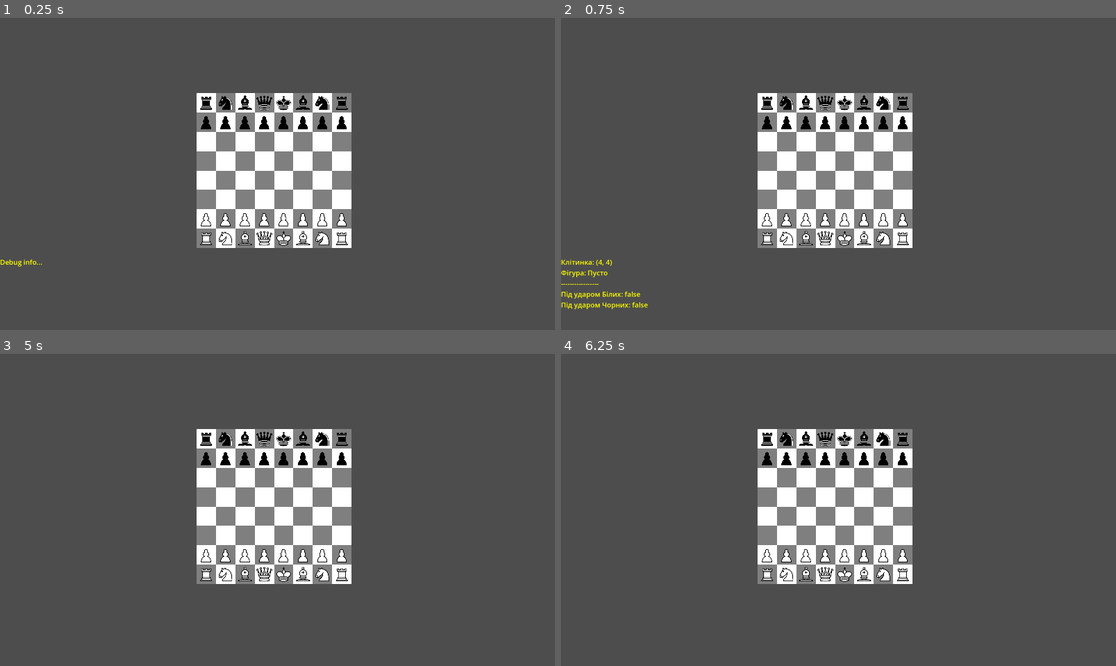
Above: before the commit, frames 1-4 (two rows, left to right).
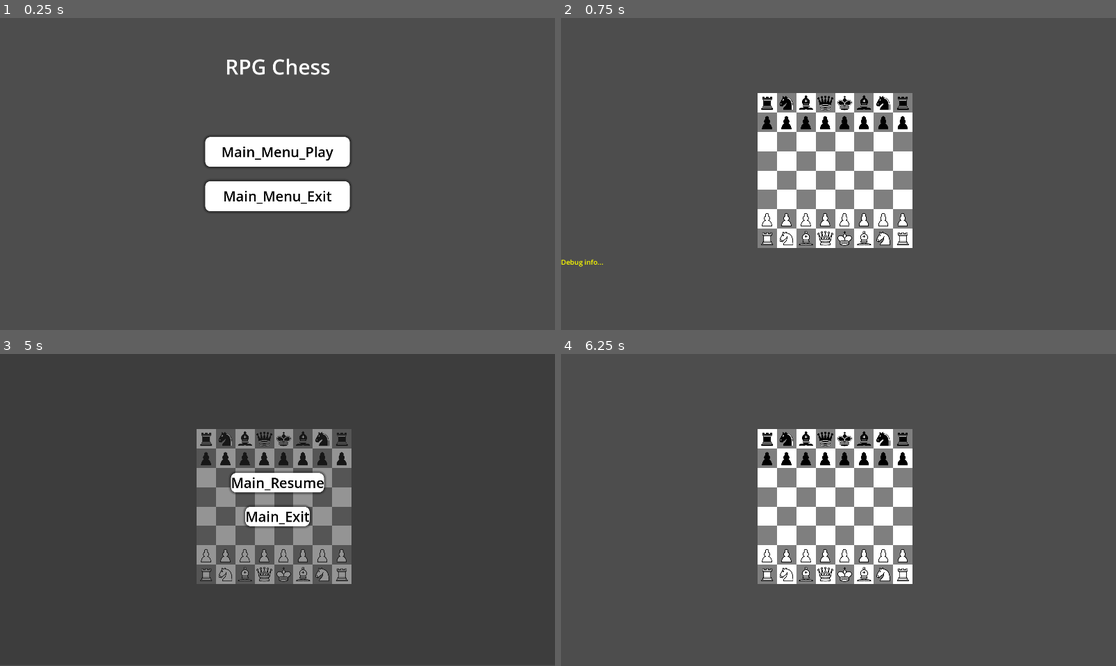
Above: after the commit, the same moments.

Repository: MrAlexander7/chess-with-hp
Game: Godot game, scene res://scene/main_menu.tscn
Same seed, same stepped clock (60 frames per second), same inputs: the game is played once before the commit and once after it. Before the commit the project starts from res://scene/main.tscn.
Inputs (mouse positions are in pixels of both pictures, inside the frame that each line leads up to):
- Up to frame 1 (0.25 s): no input
- Up to frame 2 (0.75 s): click (838, 152) at 0.5 s, where only the run after the commit has a clickable "Main_Menu_Play"
- Up to frame 3 (5 s): tap Enter at 1.25, 2.75, 4.25 s; move the mouse to (399, 494) at 1.27 s; click (399, 494) at 1.42 s; tap Space at 2, 3.5 s; move the mouse to (166, 525) at 2.02 s; click (166, 525) at 2.17 s; move the mouse to (333, 441) at 2.77 s; click (333, 441) at 2.92 s; move the mouse to (249, 572) at 3.52 s; click (249, 572) at 3.67 s; move the mouse to (444, 556) at 4.27 s; click (444, 556) at 4.42 s; tap Escape (ui_cancel) at 4.9 s
- Up to frame 4 (6.25 s): click (838, 481) at 5 s, where only the run after the commit has a clickable "Main_Resume"; tap Space at 5.75 s; move the mouse to (672, 463) at 5.77 s; click (672, 463) at 5.92 s

The runs differ from the first frame. In frame 1, 12% of the frame differs, in the area x 0-64%, y 12-80%; in frame 2, 0.5%; in frame 3, 12%, in the area x 35-64%, y 24-74%; in frame 4, nothing differs.

Commit message:
Add castling and simple menu + exit

Diff:
--- a/project.godot
+++ b/project.godot
@@ -12,7 +12,7 @@
 
 config/name="ChessWithHitpoints"
 config/version="1.0"
-run/main_scene="res://scene/main.tscn"
+run/main_scene="res://scene/main_menu.tscn"
 config/features=PackedStringArray("4.3", "GL Compatibility")
 config/icon="res://icon.svg"
 
--- a/scene/main.tscn
+++ b/scene/main.tscn
@@ -23,6 +23,53 @@
 font_size = 24
 font_color = Color(1, 1, 0, 1)
 
+[sub_resource type="StyleBoxEmpty" id="StyleBoxEmpty_58hvh"]
+
+[sub_resource type="StyleBoxFlat" id="StyleBoxFlat_fv2tt"]
+bg_color = Color(0.513233, 0.513233, 0.513233, 1)
+corner_radius_top_left = 18
+corner_radius_top_right = 18
+corner_radius_bottom_right = 18
+corner_radius_bottom_left = 18
+shadow_color = Color(0, 0, 0, 0.466667)
+shadow_size = 10
+
+[sub_resource type="StyleBoxFlat" id="StyleBoxFlat_riqp1"]
+bg_color = Color(0.513233, 0.513233, 0.513233, 1)
+corner_radius_top_left = 18
+corner_radius_top_right = 18
+corner_radius_bottom_right = 18
+corner_radius_bottom_left = 18
+shadow_color = Color(0, 0, 0, 0.466667)
+shadow_size = 10
+
+[sub_resource type="StyleBoxFlat" id="StyleBoxFlat_4ht4n"]
+bg_color = Color(1, 1, 1, 1)
+corner_radius_top_left = 18
+corner_radius_top_right = 18
+corner_radius_bottom_right = 18
+corner_radius_bottom_left = 18
+shadow_color = Color(0, 0, 0, 0.466667)
+shadow_size = 10
+
+[sub_resource type="StyleBoxFlat" id="StyleBoxFlat_677qx"]
+bg_color = Color(0.513233, 0.513233, 0.513233, 1)
+corner_radius_top_left = 18
+corner_radius_top_right = 18
+corner_radius_bottom_right = 18
+corner_radius_bottom_left = 18
+shadow_color = Color(0, 0, 0, 0.466667)
+shadow_size = 10
+
+[sub_resource type="StyleBoxFlat" id="StyleBoxFlat_gve4v"]
+bg_color = Color(0.513233, 0.513233, 0.513233, 1)
+corner_radius_top_left = 18
+corner_radius_top_right = 18
+corner_radius_bottom_right = 18
+corner_radius_bottom_left = 18
+shadow_color = Color(0, 0, 0, 0.466667)
+shadow_size = 10
+
 [node name="Main" type="Node2D"]
 script = ExtResource("1_v0l8b")
 
@@ -37,3 +84,69 @@
 offset_bottom = 1078.0
 text = "Debug info..."
 label_settings = SubResource("LabelSettings_a0guj")
+
+[node name="PauseLayer" type="CanvasLayer" parent="."]
+process_mode = 3
+visible = false
+
+[node name="Control" type="Control" parent="PauseLayer"]
+layout_mode = 3
+anchors_preset = 0
+offset_right = 40.0
+offset_bottom = 40.0
+
+[node name="ColorRect" type="ColorRect" parent="PauseLayer/Control"]
+layout_mode = 0
+offset_right = 1920.0
+offset_bottom = 1076.0
+color = Color(0.180392, 0.180392, 0.180392, 0.513726)
+
+[node name="VBoxContainer" type="VBoxContainer" parent="PauseLayer/Control"]
+layout_mode = 1
+anchors_preset = 13
+anchor_left = 0.5
+anchor_right = 0.5
+anchor_bottom = 1.0
+offset_left = 690.0
+offset_top = 412.0
+offset_right = 1190.0
+offset_bottom = 562.0
+grow_horizontal = 2
+grow_vertical = 2
+theme_override_constants/separation = 50
+
+[node name="Main_Resume" type="Button" parent="PauseLayer/Control/VBoxContainer"]
+layout_mode = 2
+size_flags_horizontal = 4
+size_flags_vertical = 4
+theme_override_colors/font_hover_pressed_color = Color(0, 0, 0, 1)
+theme_override_colors/font_hover_color = Color(0, 0, 0, 1)
+theme_override_colors/font_pressed_color = Color(0, 0, 0, 1)
+theme_override_colors/font_focus_color = Color(0, 0, 0, 1)
+theme_override_colors/font_color = Color(0, 0, 0, 1)
+theme_override_font_sizes/font_size = 48
+theme_override_styles/focus = SubResource("StyleBoxEmpty_58hvh")
+theme_override_styles/hover = SubResource("StyleBoxFlat_fv2tt")
+theme_override_styles/pressed = SubResource("StyleBoxFlat_riqp1")
+theme_override_styles/normal = SubResource("StyleBoxFlat_4ht4n")
+text = "Main_Resume"
+
+[node name="Main_Exit" type="Button" parent="PauseLayer/Control/VBoxContainer"]
+layout_mode = 2
+size_flags_horizontal = 4
+size_flags_vertical = 5
+theme_override_colors/font_hover_pressed_color = Color(0, 0, 0, 1)
+theme_override_colors/font_hover_color = Color(0, 0, 0, 1)
+theme_override_colors/font_pressed_color = Color(0, 0, 0, 1)
+theme_override_colors/font_focus_color = Color(0, 0, 0, 1)
+theme_override_colors/font_color = Color(0, 0, 0, 1)
+theme_override_font_sizes/font_size = 48
+theme_override_styles/focus = SubResource("StyleBoxEmpty_58hvh")
+theme_override_styles/hover = SubResource("StyleBoxFlat_677qx")
+theme_override_styles/pressed = SubResource("StyleBoxFlat_gve4v")
+theme_override_styles/normal = SubResource("StyleBoxFlat_4ht4n")
+text = "Main_Exit
+"
+
+[connection signal="pressed" from="PauseLayer/Control/VBoxContainer/Main_Resume" to="." method="_on_main_resume_pressed"]
+[connection signal="pressed" from="PauseLayer/Control/VBoxContainer/Main_Exit" to="." method="_on_main_exit_pressed"]
--- /dev/null
+++ b/scene/main_menu.tscn
@@ -0,0 +1,104 @@
+[gd_scene load_steps=6 format=3 uid="uid://clkaghb22k0u"]
+
+[ext_resource type="Script" path="res://scripts/main_menu.gd" id="1_fb43i"]
+
+[sub_resource type="StyleBoxEmpty" id="StyleBoxEmpty_op581"]
+
+[sub_resource type="StyleBoxFlat" id="StyleBoxFlat_b2r71"]
+bg_color = Color(0.513233, 0.513233, 0.513233, 1)
+corner_radius_top_left = 18
+corner_radius_top_right = 18
+corner_radius_bottom_right = 18
+corner_radius_bottom_left = 18
+shadow_color = Color(0, 0, 0, 0.466667)
+shadow_size = 10
+
+[sub_resource type="StyleBoxFlat" id="StyleBoxFlat_rqiun"]
+bg_color = Color(0.513726, 0.513726, 0.513726, 1)
+corner_radius_top_left = 18
+corner_radius_top_right = 18
+corner_radius_bottom_right = 18
+corner_radius_bottom_left = 18
+shadow_color = Color(0, 0, 0, 0.466667)
+shadow_size = 10
+
+[sub_resource type="StyleBoxFlat" id="StyleBoxFlat_8366x"]
+bg_color = Color(1, 1, 1, 1)
+corner_radius_top_left = 18
+corner_radius_top_right = 18
+corner_radius_bottom_right = 18
+corner_radius_bottom_left = 18
+shadow_color = Color(0, 0, 0, 0.466667)
+shadow_size = 10
+
+[node name="MainMenu" type="Control"]
+layout_mode = 3
+anchors_preset = 15
+anchor_right = 1.0
+anchor_bottom = 1.0
+grow_horizontal = 2
+grow_vertical = 2
+script = ExtResource("1_fb43i")
+
+[node name="Button_Manager" type="VBoxContainer" parent="."]
+layout_mode = 1
+anchors_preset = 8
+anchor_left = 0.5
+anchor_top = 0.5
+anchor_right = 0.5
+anchor_bottom = 0.5
+offset_left = -250.0
+offset_top = -128.5
+offset_right = 250.0
+offset_bottom = 128.5
+grow_horizontal = 2
+grow_vertical = 2
+theme_override_constants/separation = 50
+
+[node name="Main_Menu_Play" type="Button" parent="Button_Manager"]
+layout_mode = 2
+size_flags_horizontal = 5
+size_flags_vertical = 7
+theme_override_colors/font_hover_pressed_color = Color(0, 0, 0, 1)
+theme_override_colors/font_hover_color = Color(0, 0, 0, 1)
+theme_override_colors/font_pressed_color = Color(0, 0, 0, 1)
+theme_override_colors/font_focus_color = Color(0, 0, 0, 1)
+theme_override_colors/font_color = Color(0, 0, 0, 1)
+theme_override_font_sizes/font_size = 48
+theme_override_styles/focus = SubResource("StyleBoxEmpty_op581")
+theme_override_styles/hover = SubResource("StyleBoxFlat_b2r71")
+theme_override_styles/pressed = SubResource("StyleBoxFlat_rqiun")
+theme_override_styles/normal = SubResource("StyleBoxFlat_8366x")
+text = "Main_Menu_Play"
+
+[node name="Main_Menu_Exit" type="Button" parent="Button_Manager"]
+layout_mode = 2
+size_flags_horizontal = 5
+size_flags_vertical = 7
+theme_override_colors/font_hover_pressed_color = Color(0, 0, 0, 1)
+theme_override_colors/font_hover_color = Color(0, 0, 0, 1)
+theme_override_colors/font_pressed_color = Color(0, 0, 0, 1)
+theme_override_colors/font_focus_color = Color(0, 0, 0, 1)
+theme_override_colors/font_color = Color(0, 0, 0, 1)
+theme_override_font_sizes/font_size = 48
+theme_override_styles/focus = SubResource("StyleBoxEmpty_op581")
+theme_override_styles/hover = SubResource("StyleBoxFlat_b2r71")
+theme_override_styles/pressed = SubResource("StyleBoxFlat_rqiun")
+theme_override_styles/normal = SubResource("StyleBoxFlat_8366x")
+text = "Main_Menu_Exit"
+
+[node name="Game_Name" type="Label" parent="."]
+layout_mode = 1
+anchors_preset = 5
+anchor_left = 0.5
+anchor_right = 0.5
+offset_left = -121.0
+offset_top = 119.0
+offset_right = 122.0
+offset_bottom = 186.0
+grow_horizontal = 2
+theme_override_font_sizes/font_size = 72
+text = "RPG Chess"
+
+[connection signal="pressed" from="Button_Manager/Main_Menu_Play" to="." method="_on_main_menu_play_pressed"]
+[connection signal="pressed" from="Button_Manager/Main_Menu_Exit" to="." method="_on_main_menu_exit_pressed"]
--- a/scripts/main.gd
+++ b/scripts/main.gd
@@ -6,6 +6,7 @@
 
 @onready var debugLog = $DebugLog
 @onready var tilemapBoard = $Board
+@onready var pause_menu = $PauseLayer
 
 func _ready() -> void:
 	#createPiece(0,0,4,0)
@@ -76,7 +77,24 @@
 			# Якщо фігура активна, перевіряємо, чи може вона сюди піти
 			if activePiece.canMove2Cell(cellCoord.x, cellCoord.y):
 				if is_move_safe(activePiece, cellCoord.x, cellCoord.y):
-					# Перевірка на взяття фігури
+
+					var is_castling_move = false
+					if activePiece.type == 0 and abs(cellCoord.x - activePiece.vertid) == 2:
+
+						if can_castle_safely(activePiece, cellCoord.x, cellCoord.y):
+							is_castling_move = true
+
+							var rook_x = 7 if (cellCoord.x - activePiece.vertid) > 0 else 0
+							var rook = get_piece_at(rook_x, activePiece.horzid)
+							if rook:
+								var new_rook_x = 5 if rook_x == 7 else 3
+								rook.placeAtCell(new_rook_x, activePiece.horzid)
+						else:
+							debugLog.text("Рокировка заборонена правилами!")
+							activePiece.placeAtCell(activePiece.vertid, activePiece.horzid)
+							activatePiece(null)
+							return
+							# Перевірка на взяття фігури
 					var target_piece = get_piece_at(cellCoord.x, cellCoord.y)
 					if target_piece != null:
 						# canMove2Cell вже перевірила, що це фігура ворога
@@ -272,3 +290,38 @@
 	debugLog.text = "Перезагрузка гри через 5 секунд"
 	await get_tree().create_timer(5.0).timeout
 	get_tree().reload_current_scene()
+
+func can_castle_safely(king_piece, target_v, target_h) -> bool:
+	var enemy_color = 1 if king_piece.color == 0 else 0
+
+	if is_square_under_attack(king_piece.vertid, king_piece.horzid, enemy_color):
+		debugLog.text = "Рокировка неможлива: Королю Шах!"
+		return false
+
+	var direction = 1 if target_v > king_piece.vertid else -1
+	var middle_v = king_piece.vertid + direction
+
+	if is_square_under_attack(king_piece.vertid, king_piece.horzid, enemy_color):
+		debugLog.text = "Рокировка неможлива: Проміжна клітинка під ударом!"
+		return false
+
+	return true
+
+func _unhandled_input(event):
+	if event.is_action_pressed("ui_cancel"): # За замовчуванням це ESC
+		toggle_pause()
+
+func toggle_pause():
+	var is_paused = not get_tree().paused
+	get_tree().paused = is_paused # Ставимо двигун на паузу/знімаємо
+	pause_menu.visible = is_paused # Показуємо/ховаємо меню
+
+func _on_main_resume_pressed() -> void:
+	toggle_pause()
+	pass # Replace with function body.
+
+
+func _on_main_exit_pressed() -> void:
+	get_tree().paused = false
+	get_tree().change_scene_to_file("res://scene/main_menu.tscn")
+	pass # Replace with function body.
--- /dev/null
+++ b/scripts/main_menu.gd
@@ -0,0 +1,21 @@
+extends Control
+
+
+# Called when the node enters the scene tree for the first time.
+func _ready() -> void:
+	pass # Replace with function body.
+
+
+# Called every frame. 'delta' is the elapsed time since the previous frame.
+func _process(delta: float) -> void:
+	pass
+
+
+func _on_main_menu_play_pressed() -> void:
+	get_tree().change_scene_to_file("res://scene/main.tscn")
+	pass # Replace with function body.
+
+
+func _on_main_menu_exit_pressed() -> void:
+	get_tree().quit()
+	pass # Replace with function body.
--- a/scripts/piece.gd
+++ b/scripts/piece.gd
@@ -11,6 +11,7 @@
 var horzid=0
 var vertid=0
 var color=0
+var moved = false
 
 func _ready() -> void:
 	pass
@@ -22,6 +23,7 @@
 	self.main = main_ref
 	$Sprite2D.frame=self.type+self.color*6
 	placeAtCell(v,h)
+	moved = false
 
 func placeAtCell(v, h):
 	self.horzid=h
@@ -35,6 +37,8 @@
 		self.global_position = main.tilemapBoard.to_global(main.tilemapBoard.map_to_local(tilemap_coords))
 	else:
 		print("Помилка: не можу знайти TileMap у 'main'!")
+
+	moved = true
 
 
 func canMove2Cell(v,h):
@@ -52,7 +56,14 @@
 
 	match type:
 		0: # Король
-			return abs(dx) <= 1 and abs(dy) <= 1
+			if abs(dx) <= 1 and abs(dy) <= 1:
+				return true
+			if abs(dx) == 2 and dy == 0 and !moved:
+				var rook_x = 7 if dx > 0 else 0
+				var rook = main.get_piece_at(rook_x, horzid)
+				if rook != null and rook.type == 4 and rook.color == color and !rook.moved:
+					return pathIsClear(rook_x, horzid)
+			return false
 		1: # Ферзь
 			if abs(dx) == abs(dy) or dx == 0 or dy == 0:
 				return pathIsClear(v, h)
Not shown: 1 places in scene/main.tscn that only renumber resources
